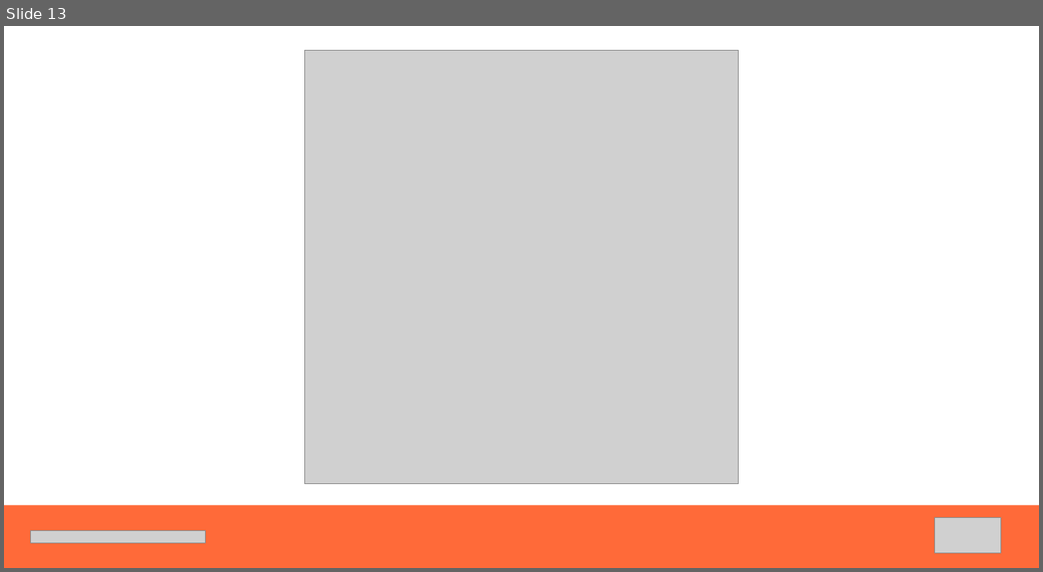
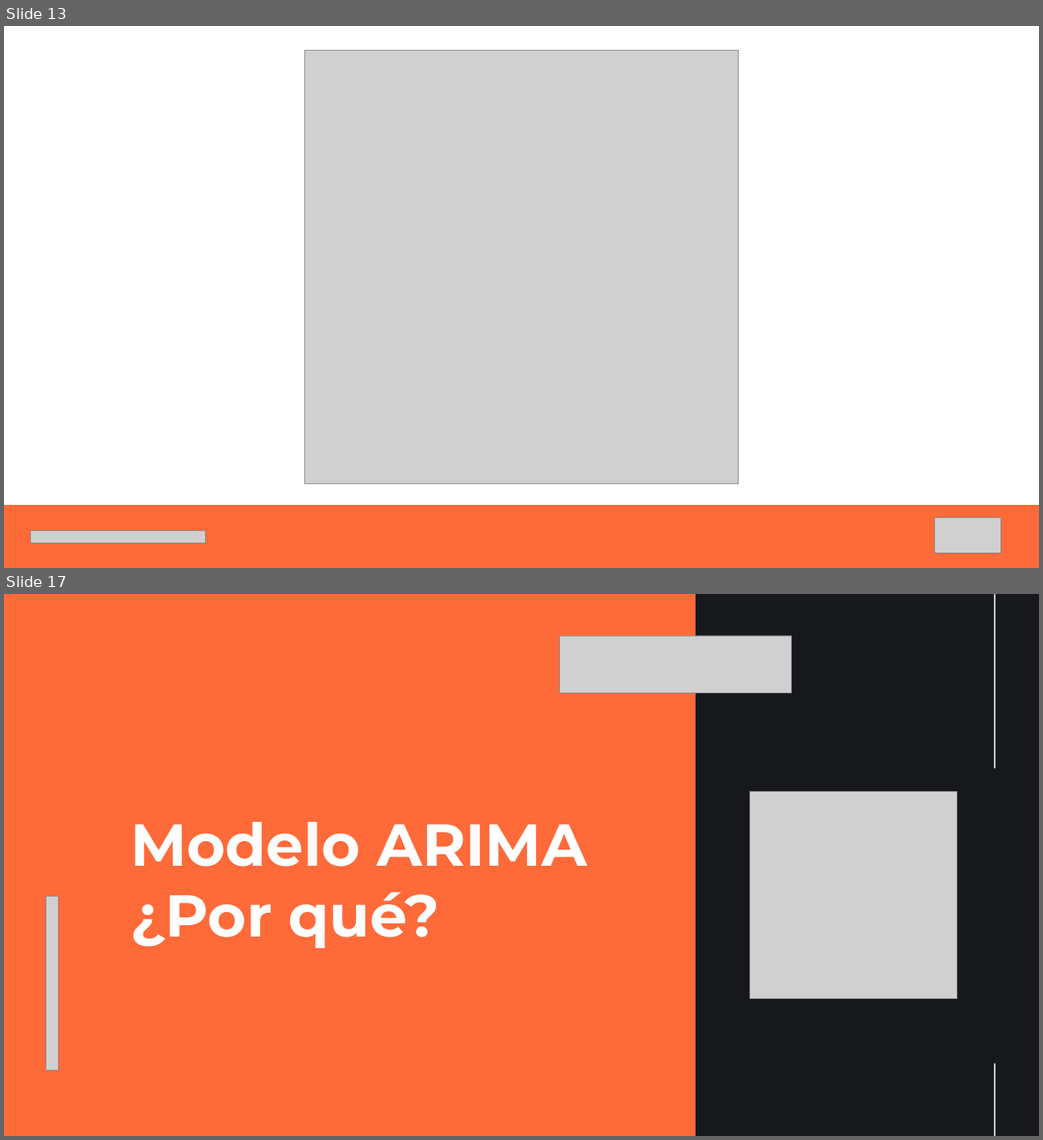
Before and after one commit to yessespinosa/Equipo-10-Prototype-day, a slide deck: Equipo 10 - Prototype Day.pptx. Shown one above the other, each under a label of ours: slide 13 before the commit, slides 13 and 17 after it; the slides between them are not shown. The pictures are 1043x572 and 1043x1140 pixels, drawn with LibreOffice and Linux fonts; fonts in the diff are those of the drawing; grey boxes stand for pictures. Boxes give left, top, right and bottom in pixels: in the first picture for what was removed or moved away, otherwise in the second. Text is boxed around its words. In the diff, an @@ line names an element or a change of style, - is before the commit and + after.

```diff
--- a/Equipo 10 - Prototype Day.pptx
+++ b/Equipo 10 - Prototype Day.pptx
@@ slide 17 added at [4, 594, 1039, 1136], background #FF6A39 @@
@@ rectangle added at [695, 594, 1039, 1136], fill #16181C @@
@@ freeform shape added at [994, 594, 994, 769], outline #FFFFFF 1.5 pt @@
@@ picture added at [560, 636, 791, 693] @@
@@ picture added at [750, 792, 956, 999] @@
@@ text added at [130, 822, 587, 948], 68 pt, text #FFFFFF, bold @@
+Modelo ARIMA
+¿Por qué?
@@ picture added at [46, 896, 58, 1070] @@
@@ freeform shape added at [994, 1063, 994, 1136], outline #FFFFFF 1.5 pt @@
```
Also in this commit, not shown: 14 slides changed, 3 other slides added.
